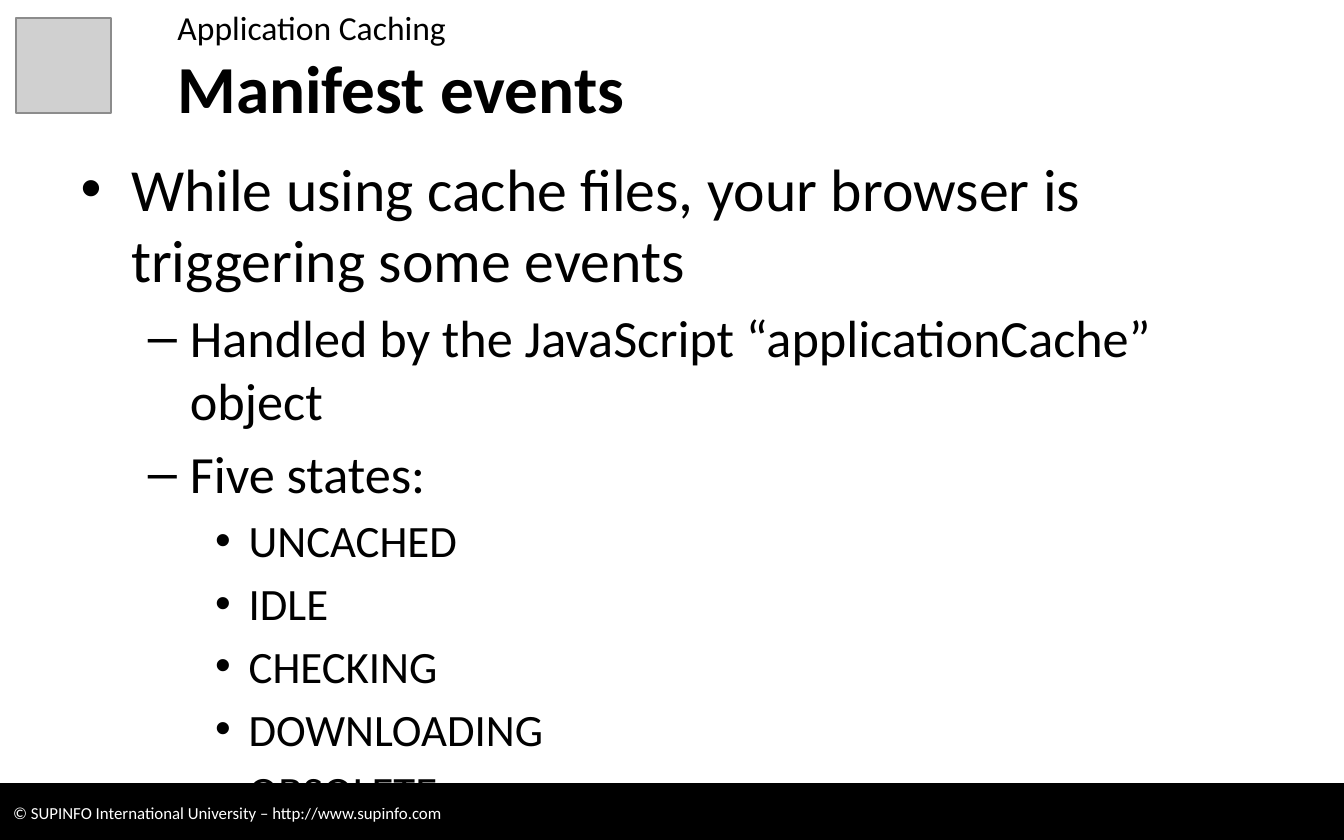
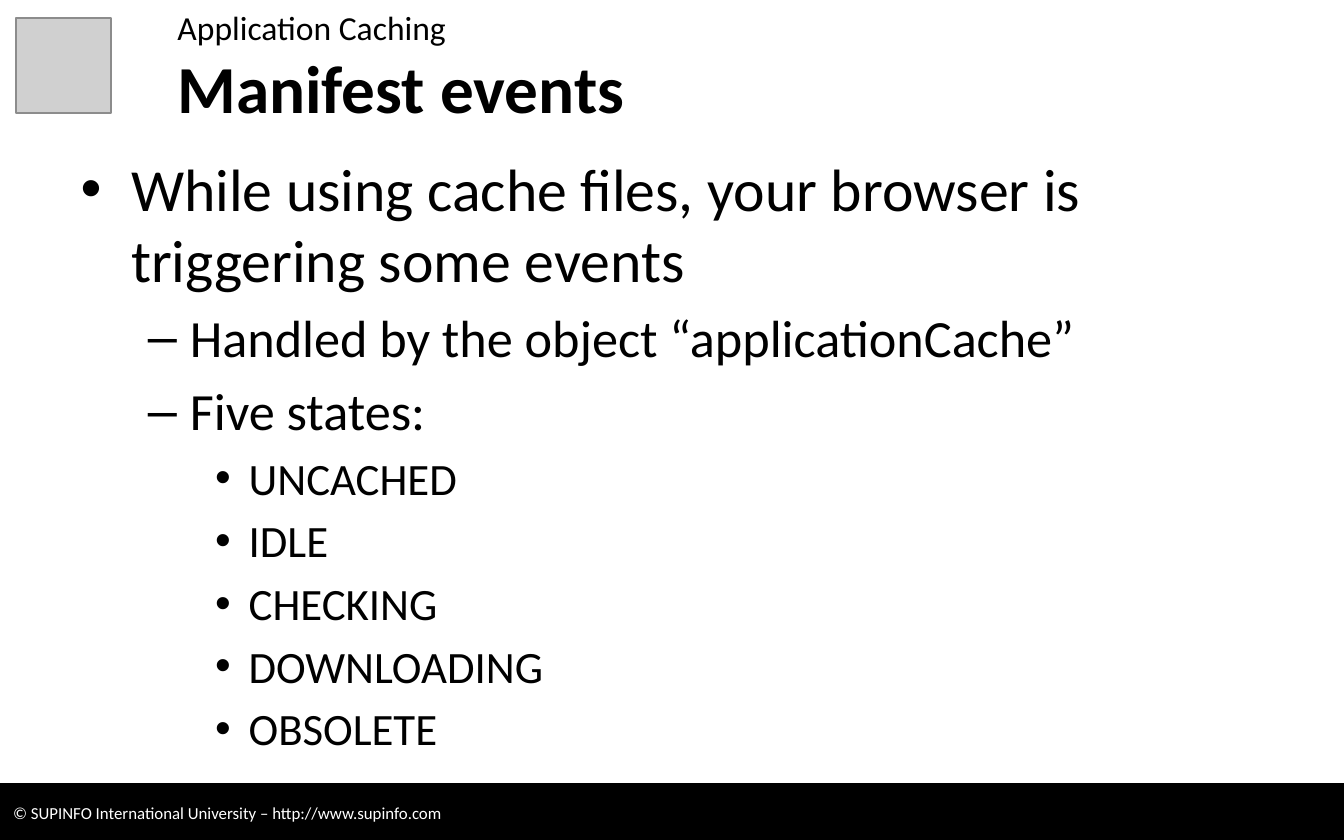
Before and after one commit to CodeCourses/3WEB, a slide deck: slide 32 of 09 - HTML5 - Offline features [RC without Labs].pptx (slide 29 before the commit). Drawn at 1344x840 pixels with LibreOffice and Linux fonts; fonts in the diff are those of the drawing; grey boxes stand for pictures; background and template pictures are left out. Boxes give left, top, right and bottom in pixels: in the first picture for what was removed or moved away, otherwise in the second. Text is boxed around its words. In the diff, an @@ line names an element or a change of style, - is before the commit and + after.

```diff
--- a/09 - HTML5 - Offline features [RC without Labs].pptx
+++ b/09 - HTML5 - Offline features [RC without Labs].pptx
@@ text at <box>190,319,1074,366</box>: text changed @@
-  – Handled by the JavaScript “applicationCache” object
+  – Handled by the object “applicationCache”
```
Also in this commit, not shown: 7 other slides changed, 3 slides added, 1 slide removed, 4 other files.
